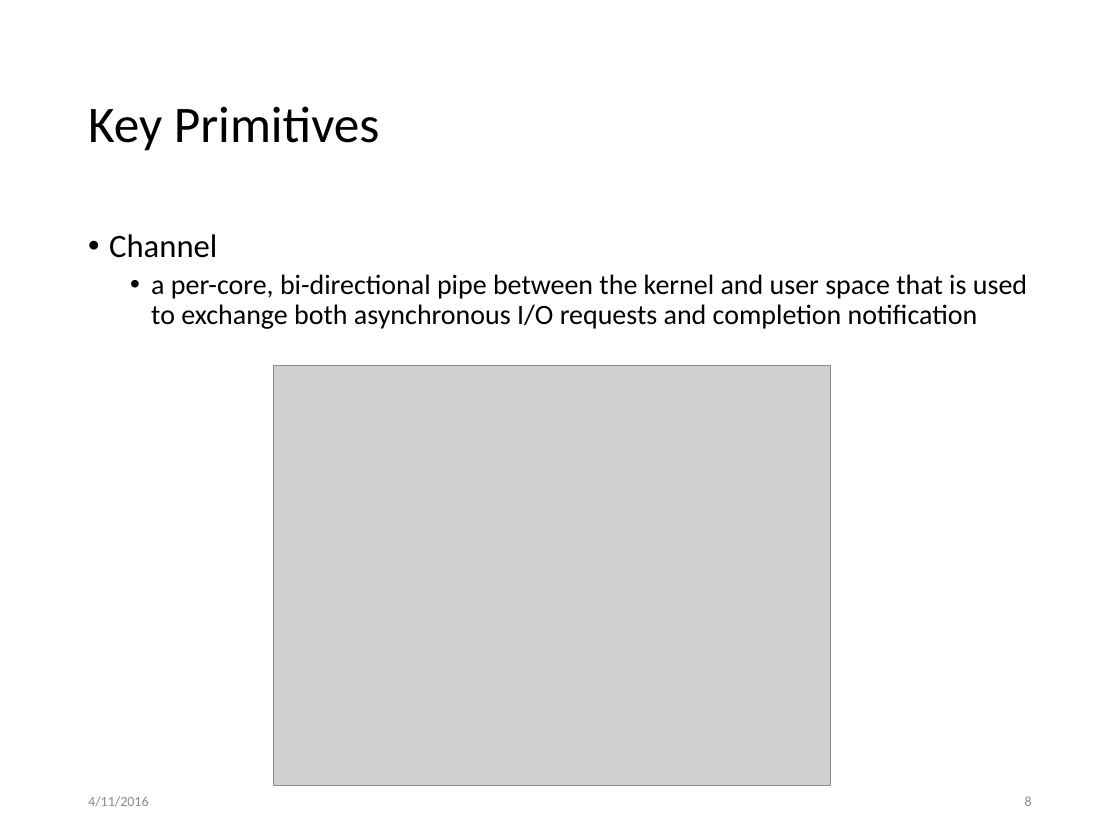
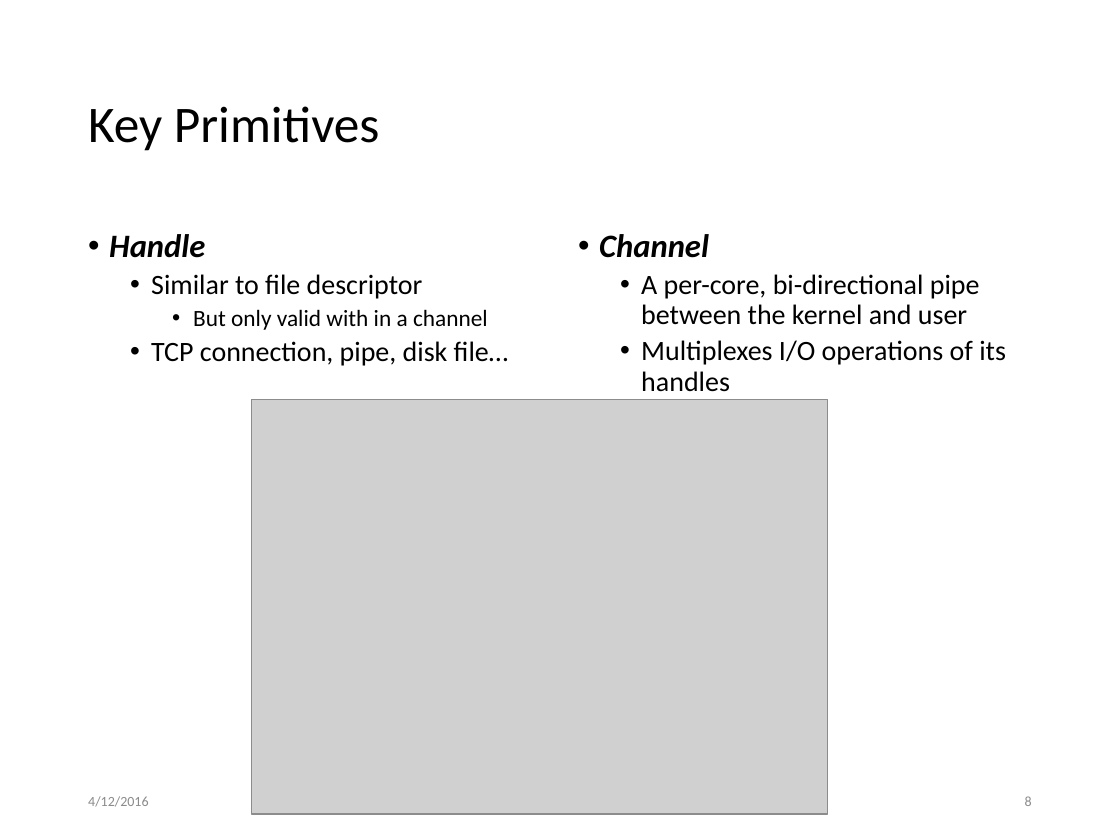
Before and after one commit to Doffery/v9-cpu, a slide deck: slide 8 of root/usr/paper_report/midterm.pptx. Drawn at 1120x840 pixels with LibreOffice and Linux fonts; fonts in the diff are those of the drawing; grey boxes stand for pictures. Boxes give left, top, right and bottom in pixels: in the first picture for what was removed or moved away, otherwise in the second. Text is boxed around its words. In the diff, an @@ line names an element or a change of style, - is before the commit and + after.

```diff
--- a/root/usr/paper_report/midterm.pptx
+++ b/root/usr/paper_report/midterm.pptx
@@ text added at <box>109,234,508,366</box>, 18 pt, text #000000 @@
+• Handle
+  • Similar to file descriptor
+    • But only valid with in a channel
+  • TCP connection, pipe, disk file…
@@ text "Channel": place and size @@
-text "Channel" at <box>109,234,1027,329</box>
+text "Channel" at <box>599,234,1006,392</box>
@@ text at <box>599,234,709,258</box>: bold on, italic on in "Channel" @@
@@ text at <box>641,274,1006,392</box>: text changed @@
-  • a per-core, bi-directional pipe between the kernel and user space that is used to exchange both asynchronous I/O requests and completion notification
+  • A per-core, bi-directional pipe between the kernel and user
+  • Multiplexes I/O operations of its handles
@@ picture: place and size @@
-picture at <box>273,366,830,786</box>
+picture at <box>252,400,828,814</box>
@@ text at <box>88,796,148,807</box>: text changed @@
-4/11/2016
+4/12/2016
```
Also in this commit, not shown: 5 other slides changed, 1 slide removed.
